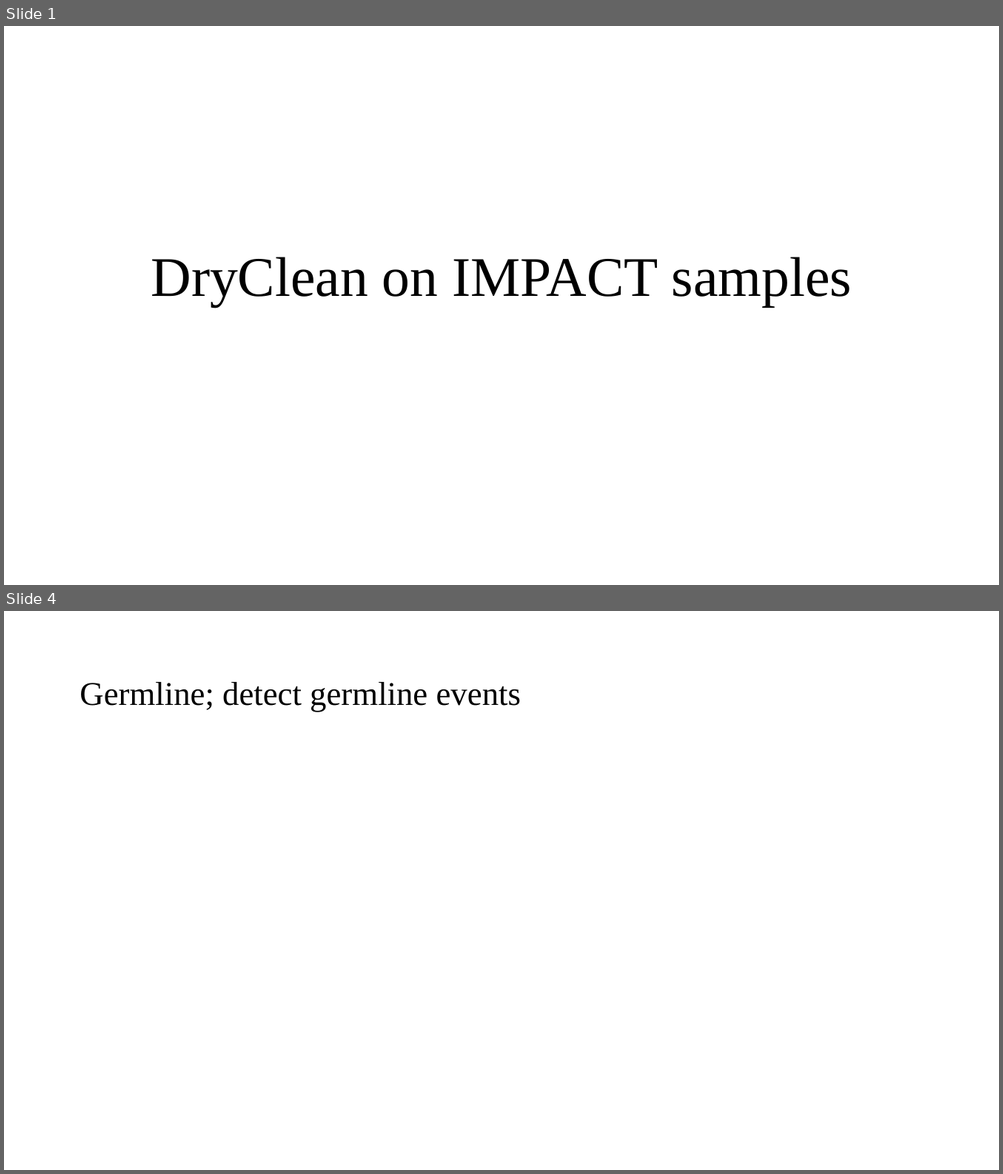
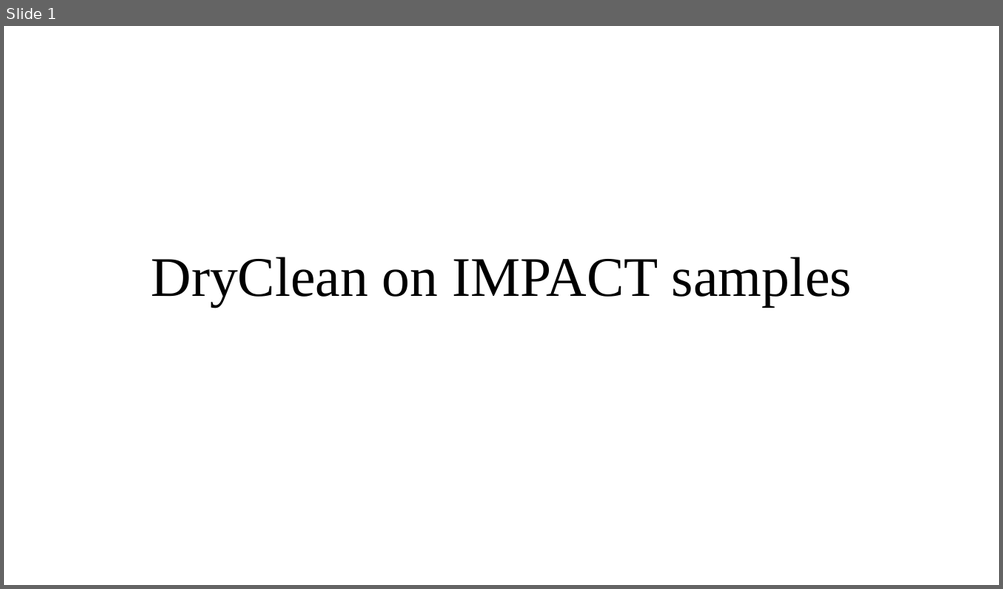
Before and after one commit to chris-kreitzer/DryClean_Facets, a slide deck: IMPACT_DryClean_v1.pptx. Shown one above the other, each under a label of ours: slides 1 and 4 before the commit, slide 1 after it; the slides between them are not shown. The pictures are 1003x1174 and 1003x589 pixels, drawn with LibreOffice and Linux fonts; fonts in the diff are those of the drawing. Boxes give left, top, right and bottom in pixels: in the first picture for what was removed or moved away, otherwise in the second. Text is boxed around its words. In the diff, an @@ line names an element or a change of style, - is before the commit and + after.

```diff
--- a/IMPACT_DryClean_v1.pptx
+++ b/IMPACT_DryClean_v1.pptx
@@ slide 4 removed at <box>4,611,999,1170</box>, background #FFFFFF @@
@@ title removed at <box>79,682,521,712</box> @@
-Germline; detect germline events
```
Also in this commit, not shown: 4 slides changed, 3 slides added, 1 other slide removed.
